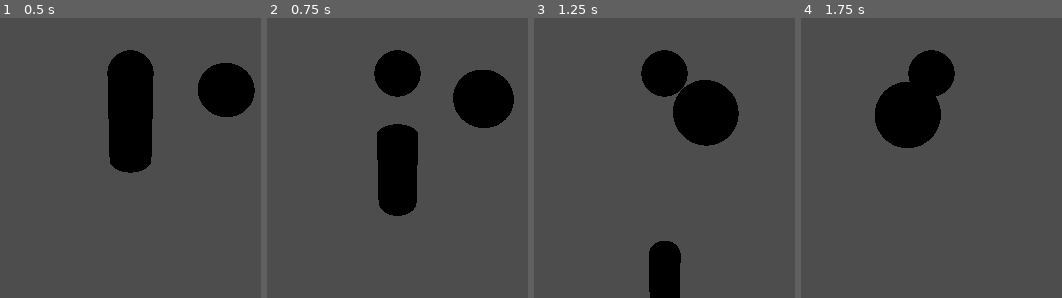
Above: before the commit, frames 1-4 (left to right).
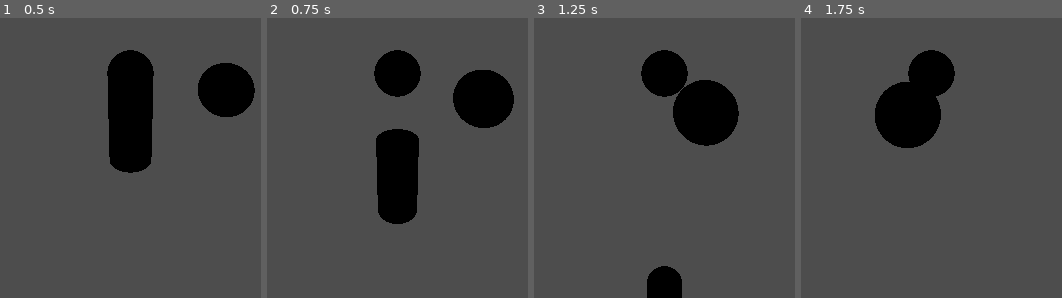
Above: after the commit, the same moments.

Repository: for-vibe/gravitsapa
Game: Godot game, scene res://Main.tscn
The game is run twice, just before and just after one commit, with the same random seed, the same clock (stepped at 60 frames per second) and the same inputs.
Inputs:
- Up to frame 1 (0.5 s): no input
- Up to frame 2 (0.75 s): tap Enter (ui_accept) at 0.5 s; hold Right (ui_right) from 0.53 s (still down); hold Enter (ui_accept) from 0.53 s (still down)
- Up to frame 3 (1.25 s): keep holding Right (ui_right); keep holding Enter (ui_accept)
- Up to frame 4 (1.75 s): release Right (ui_right) at 1.28 s; release Enter (ui_accept) at 1.28 s; hold Left (ui_left) from 1.28 s (still down); tap Enter (ui_accept) at 1.35, 1.52 s

Frame 1 is identical in both runs. In frame 2, 0.9% of the frame differs, in the area x 41-59%, y 37-74%; in frame 3, 1.2%, in the area x 43-57%, y 79-100%; in frame 4, nothing differs.
Error after the commit: Parse Error: Function "add_central_force()" not found in base self. Did you mean to use "apply_central_force()"? (res://Rocket.gd:45)

Commit message:
Refactor rocket physics with force integration

Diff:
--- a/Rocket.gd
+++ b/Rocket.gd
@@ -1,6 +1,6 @@
 extends RigidBody3D
 
-# Simple rocket controlled by player with gravitational influences from two bodies.
+# Rocket controlled by player and influenced by gravity of two bodies.
 
 const G = 1.0
 
@@ -11,6 +11,7 @@
 @export var target_radius: float = 1.0
 
 @export var thrust_force: float = 20.0
+@export var thrust_consumption: float = 1.0
 @export var rocket_mass: float = 1.0
 @export var fuel_max: float = 5.0
 @export var start_offset: Vector3 = Vector3(0, 0, 1.2)
@@ -25,28 +26,29 @@
     if target_body:
         look_at(target_body.global_transform.origin, Vector3.UP)
 
-func _physics_process(delta):
+func compute_gravity(p: Vector3, center: Vector3, mass_val: float) -> Vector3:
+    var dir = center - p
+    var dist_sq = dir.length_squared()
+    if dist_sq == 0.0:
+        return Vector3.ZERO
+    return G * mass_val / dist_sq * dir.normalized()
+
+func _integrate_forces(state: PhysicsDirectBodyState3D) -> void:
     var acc = Vector3.ZERO
     var pos = global_transform.origin
 
     if start_body:
-        var dir = start_body.global_transform.origin - pos
-        var dist2 = dir.length_squared()
-        if dist2 > 0.0:
-            acc += G * mass_start / dist2 * dir.normalized()
+        acc += compute_gravity(pos, start_body.global_transform.origin, mass_start)
+    if target_body:
+        acc += compute_gravity(pos, target_body.global_transform.origin, mass_target)
 
-    if target_body:
-        var dir2 = target_body.global_transform.origin - pos
-        var dist22 = dir2.length_squared()
-        if dist22 > 0.0:
-            acc += G * mass_target / dist22 * dir2.normalized()
+    add_central_force(acc * mass)
 
     if Input.is_action_pressed("ui_accept") and fuel > 0.0:
-        acc += -global_transform.basis.z * (thrust_force / rocket_mass)
-        fuel = max(0.0, fuel - delta)
+        add_central_force(-global_transform.basis.z * thrust_force)
+        fuel = max(0.0, fuel - thrust_consumption * state.step)
 
-    linear_velocity += acc * delta
-
+func _physics_process(delta: float) -> void:
     var rot_input := 0.0
     if Input.is_action_pressed("ui_left"):
         rot_input += 1.0
@@ -57,6 +59,6 @@
     else:
         angular_velocity.y = 0.0
 
-    if target_body and (target_body.global_transform.origin - pos).length() <= target_radius:
+    if target_body and (target_body.global_transform.origin - global_transform.origin).length() <= target_radius:
         print("Victory: reached target")
         set_physics_process(false)
